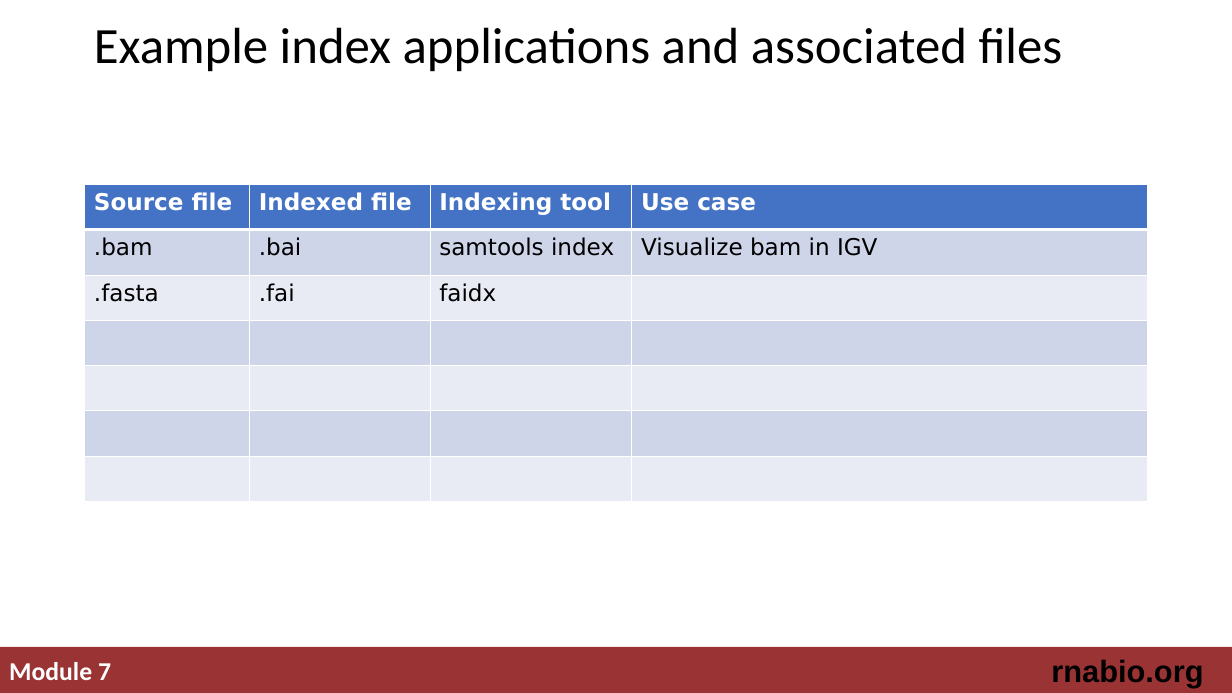
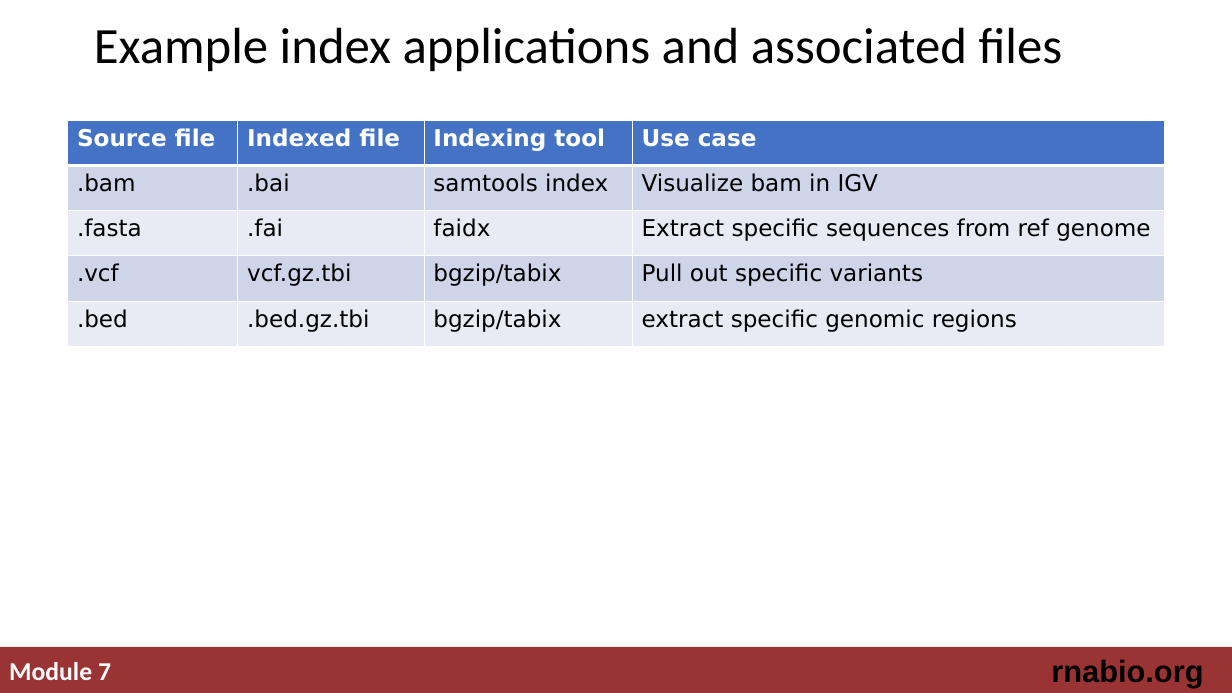
Before and after one commit to griffithlab/rnabio.org, a slide deck: slide 5 of assets/lectures/cbw-cshl/2019/mini/RNASeq_MiniLecture_07_Indexing.pptx (slide 3 before the commit). Drawn at 1232x693 pixels with LibreOffice and Linux fonts; fonts in the diff are those of the drawing. Boxes give left, top, right and bottom in pixels: in the first picture for what was removed or moved away, otherwise in the second. Text is boxed around its words. In the diff, an @@ line names an element or a change of style, - is before the commit and + after.

```diff
--- a/assets/lectures/cbw-cshl/2019/mini/RNASeq_MiniLecture_07_Indexing.pptx
+++ b/assets/lectures/cbw-cshl/2019/mini/RNASeq_MiniLecture_07_Indexing.pptx
@@ table at (x1=67, y1=120, x2=1165, y2=347) @@
-row 3: .fasta | .fai | faidx | 
-row 4:  |  |  | 
-row 5:  |  |  | 
-row 6:  |  |  | 
-row 7:  |  |  | 
+row 3: .fasta | .fai | faidx | Extract specific sequences from ref genome
+row 4: .vcf | vcf.gz.tbi | bgzip/tabix | Pull out specific variants
+row 5: .bed | .bed.gz.tbi | bgzip/tabix | extract specific genomic regions
@@ table resized from (x1=85, y1=185, x2=1147, y2=502) to (x1=67, y1=120, x2=1165, y2=347) @@
```
Also in this commit, not shown: 1 other slide changed, 3 slides added.
